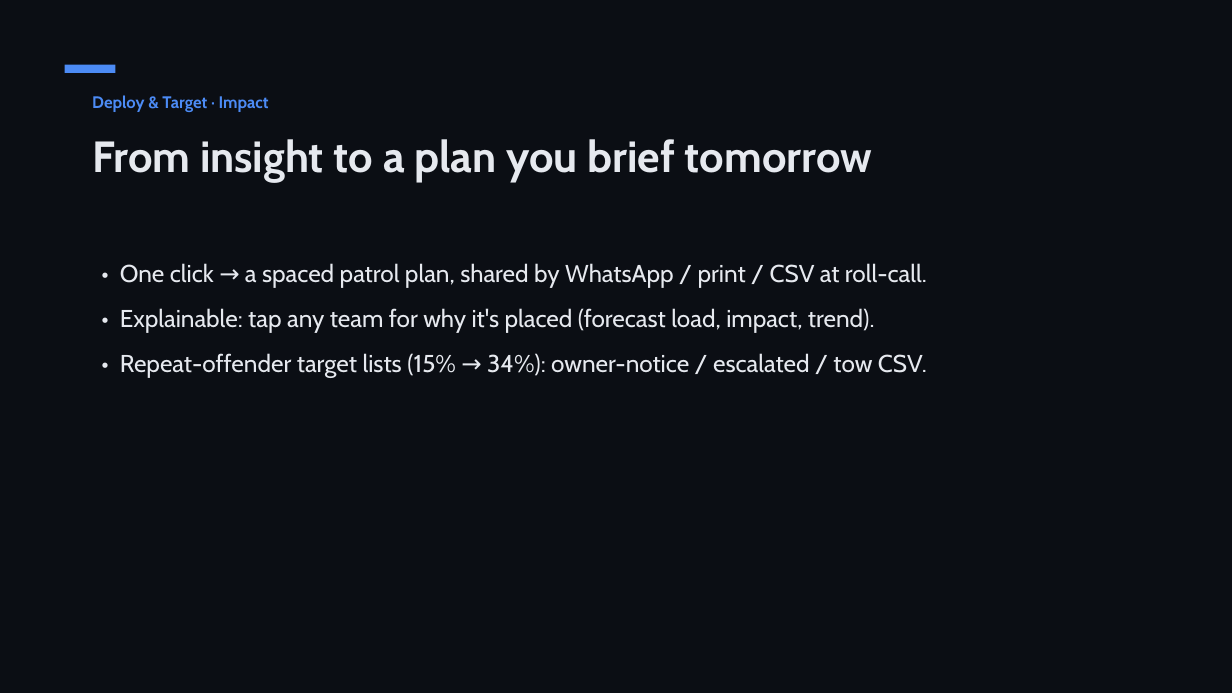
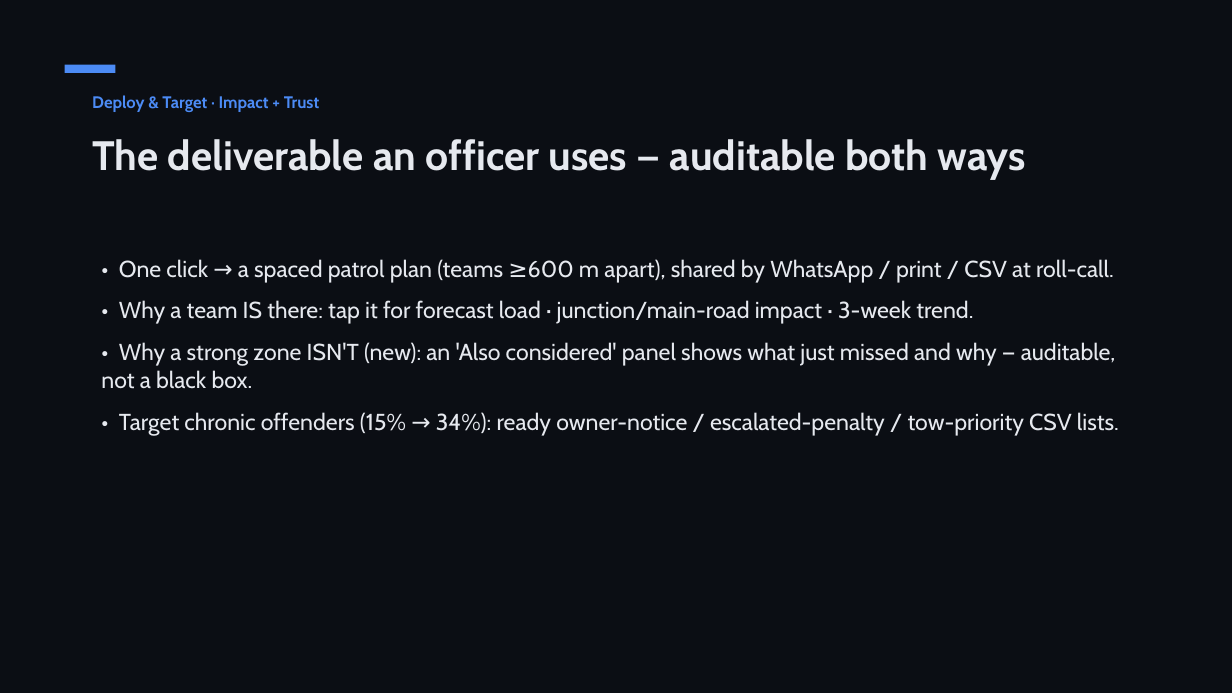
Before and after one commit to shubhambhattog/flipkart-gridlock-2.0-r2, a slide deck: slide 9 of pitch/ParkPulse_Deck.pptx. Drawn at 1232x693 pixels with LibreOffice and Linux fonts; fonts in the diff are those of the drawing. Boxes give left, top, right and bottom in pixels: in the first picture for what was removed or moved away, otherwise in the second. Text is boxed around its words. In the diff, an @@ line names an element or a change of style, - is before the commit and + after.

```diff
--- a/pitch/ParkPulse_Deck.pptx
+++ b/pitch/ParkPulse_Deck.pptx
@@ text at box(92, 95, 319, 112): text changed @@
-Deploy & Target · Impact
+Deploy & Target · Impact + Trust
@@ text at box(92, 139, 1027, 180): text changed; size 34 to 32 pt @@
-From insight to a plan you brief tomorrow
+The deliverable an officer uses — auditable both ways
@@ text at box(101, 259, 1119, 436): text changed; size 19 to 18 pt @@
-• One click → a spaced patrol plan, shared by WhatsApp / print / CSV at roll-call.
-• Explainable: tap any team for why it's placed (forecast load, impact, trend).
-• Repeat-offender target lists (15% → 34%): owner-notice / escalated / tow CSV.
+• One click → a spaced patrol plan (teams ≥600 m apart), shared by WhatsApp / print / CSV at roll-call.
+• Why a team IS there: tap it for forecast load · junction/main-road impact · 3-week trend.
+• Why a strong zone ISN'T (new): an 'Also considered' panel shows what just missed and why — auditable, not a black box.
+• Target chronic offenders (15% → 34%): ready owner-notice / escalated-penalty / tow-priority CSV lists.
```
Also in this commit, not shown: 12 other slides changed, 1 slide added, 20 other files.
